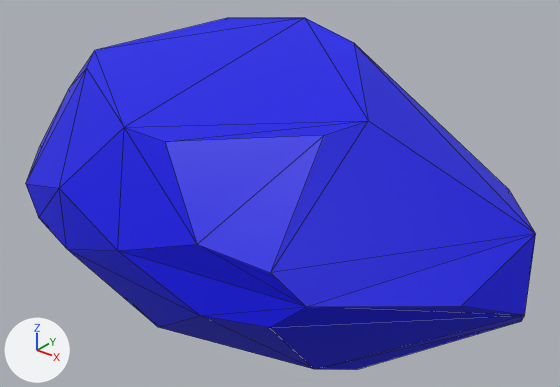
Two versions of the glTF model public/glb/meteor_blue_silence_crystal_02.glb, one commit apart.
One viewpoint serves both versions: a 50 mm camera at (1.499, -1.696, 1.073) aimed at (0.093, 0.062, -0.017). Lighting does not change. The marker at lower left points along +X, +Y and +Z. The first picture is the older version. Mesh edges are drawn as thin lines. Vertices at exactly the same position are counted once.
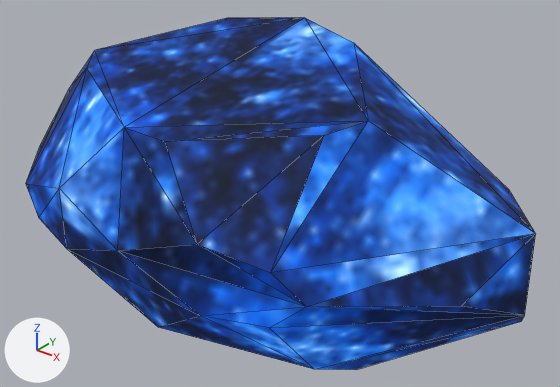
Location of each change, [x1, y1, x2, y2] in pixels of the pictures (560 x 387 px):
'Mesh1.001', surface changed: [26, 17, 536, 370] in both

Diff of the bpy script that builds the scene:
```diff
--- a/public/glb/meteor_blue_silence_crystal_02.glb.py
+++ b/public/glb/meteor_blue_silence_crystal_02.glb.py
@@ img_nowy_niebieski1 @@
+img_nowy_niebieski1 = load_image('nowy-niebieski1', '_unpacked/nowy-niebieski1', 200, 200, 'sRGB')
@@ mat_materiał_033 @@
 n0 = _N.new('ShaderNodeBsdfPrincipled'); n0.name = 'Principled BSDF'
-n0.inputs[0].default_value = (0.0, 0.000966, 0.8, 1.0)  # 'Base Color', blue #0003e7
+n0.inputs[1].default_value = 0.495  # 'Metallic'
+n0.inputs[2].default_value = 0.691  # 'Roughness'
+n0.inputs[28].default_value = 1.1  # 'Emission Strength'
 n1 = _N.new('ShaderNodeOutputMaterial'); n1.name = 'Material Output'
+n2 = _N.new('ShaderNodeTexImage'); n2.name = 'Image Texture'
+n2.image = img_nowy_niebieski1
+n3 = _N.new('ShaderNodeTexImage'); n3.name = 'Image Texture.001'
+n3.image = img_nowy_niebieski1
 _L.new(n0.outputs[0], n1.inputs[0])  # 'BSDF' to 'Surface'
+_L.new(n2.outputs[0], n0.inputs[27])  # 'Color' to 'Emission Color'
+_L.new(n3.outputs[0], n0.inputs[0])  # 'Color' to 'Base Color'
@@ me_mesh1_013 @@
 me_mesh1_013.from_pydata(...)  # 47 vertices, 90 faces; spans x -0.95..0.95, y -0.54..0.54, z -0.5..0.49
 # used by ob_mesh1_001; location = (0.0, 0.0, 0.0)
+# me_mesh1_013 part 1: texture (UV) coordinates of 90 of 90 faces, centred in x -0.91..0.94, y -0.52..0.52, z -0.44..0.45, changed; they spanned u 0.0..1.0, v 0.0..1.0 and now span u 0.01..0.99, v 0.01..0.98
 me_mesh1_013.materials.append(mat_materiał_033)
```
